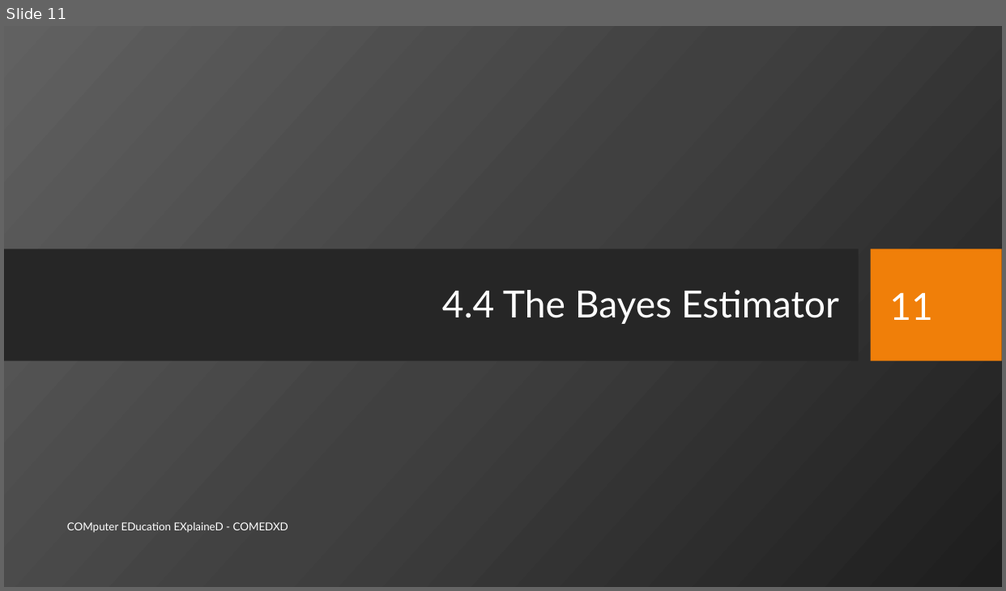
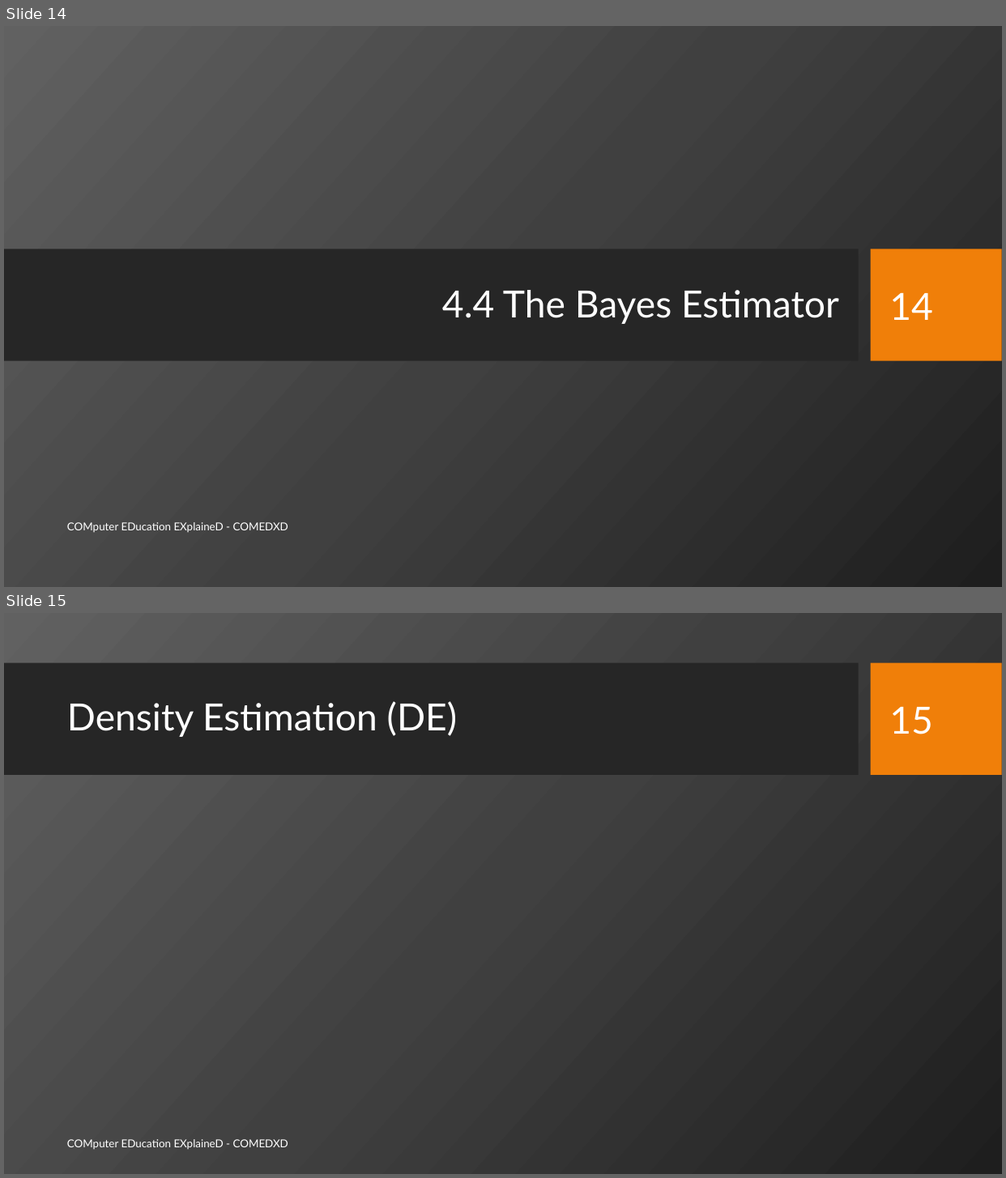
Before and after one commit to sajjo79/Machine-Learning, a slide deck: Slides/ML-Ch4-Parametric Methods-II.pptx. Shown one above the other, each under a label of ours: slide 11 before the commit, slides 14 and 15 after it. The pictures are 1006x591 and 1006x1178 pixels, drawn with LibreOffice and Linux fonts; fonts in the diff are those of the drawing; grey boxes stand for pictures; background and template pictures are left out. Boxes give left, top, right and bottom in pixels: in the first picture for what was removed or moved away, otherwise in the second. Text is boxed around its words. In the diff, an @@ line names an element or a change of style, - is before the commit and + after.

```diff
--- a/Slides/ML-Ch4-Parametric Methods-II.pptx
+++ b/Slides/ML-Ch4-Parametric Methods-II.pptx
@@ slide 15 added at [4,613,1002,1174], background picture (left out) @@
@@ rectangle added at [4,663,859,776], fill #262626 @@
@@ rectangle added at [871,663,1002,776], fill #F07F09 @@
@@ title added at [67,701,457,737], 36 pt, text #FFFFFF @@
+Density Estimation (DE)
@@ page number added at [889,706,933,735], 36 pt, text #FFFFFF @@
+15
@@ text added at [67,1139,288,1149], 10.5 pt, text #FFFFFF @@
+COMputer EDucation EXplaineD - COMEDXD
@@ what was slide 11 is now slide 14 @@
@@ page number at [889,292,933,320]: text changed @@
-11
+14
```
Also in this commit, not shown: 6 slides changed, 5 other slides added.
